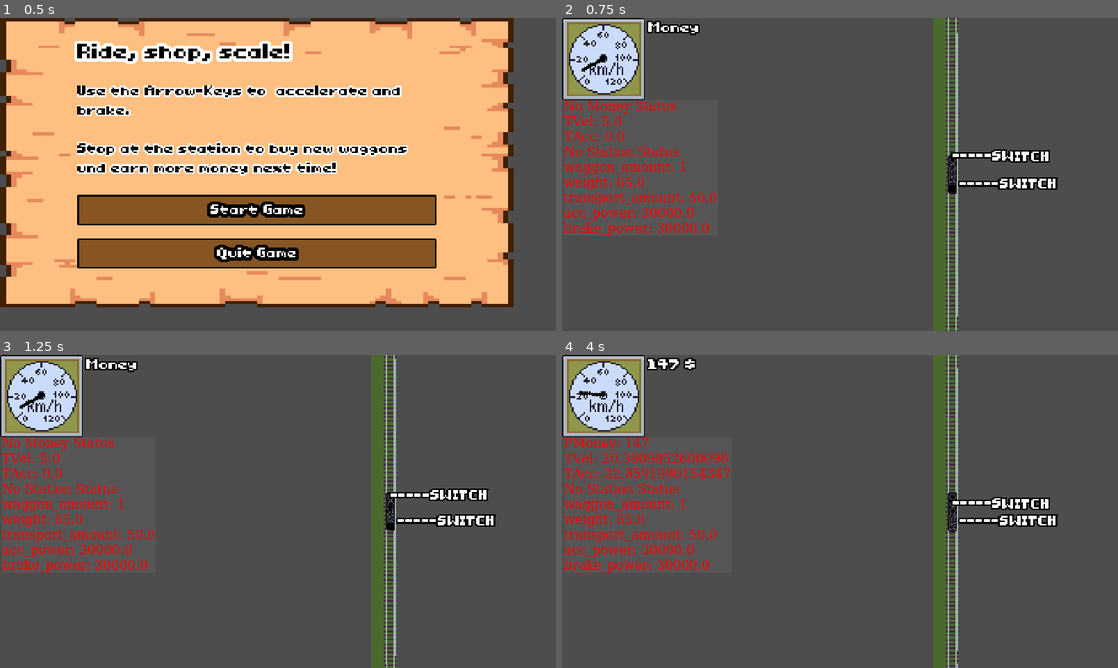
Above: before the commit, frames 1-4 (two rows, left to right).
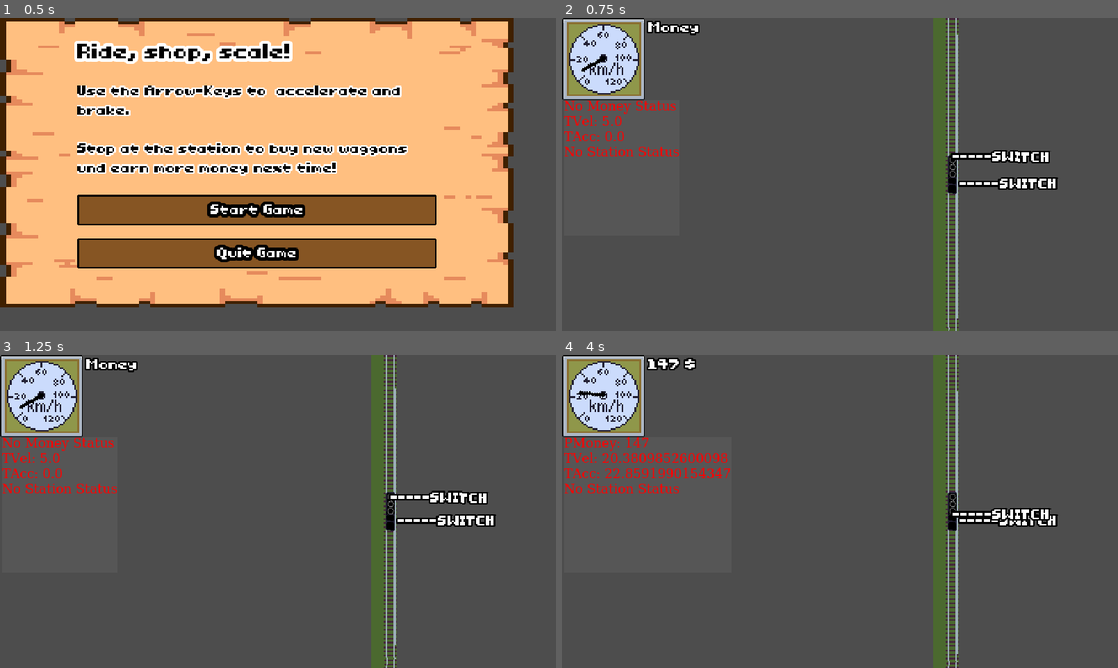
Above: after the commit, the same moments.

Repository: sthoni/gamejamaugust2024
Game: Godot game, scene res://ui/menu.tscn
The game is run twice, just before and just after one commit, with the same random seed, the same clock (stepped at 60 frames per second) and the same inputs.
Inputs:
- Up to frame 1 (0.5 s): no input
- Up to frame 2 (0.75 s): click "Start Game" at 0.5 s
- Up to frame 3 (1.25 s): no input
- Up to frame 4 (4 s): tap Enter (shop) at 1.25, 1.52, 2.27, 3.77 s; hold Right (right) 1.28-2.03 s; hold Down (brake) 2.03-2.78 s; hold Right (right) 2.78-3.53 s; tap Space at 3.5 s; hold Up (accelerate) from 3.53 s (still down)

Frame 1 is identical in both runs. In frame 2, 2.2% of the frame differs, in the area x 0-88%, y 0-100%; in frame 3, 2.7%; in frame 4, 3.5%.

Commit message:
Switching Tracks with Waggons now possible!!!

Diff:
--- a/level/level.gd
+++ b/level/level.gd
@@ -18,9 +18,9 @@
 
 func _set_level_stats(value: LevelStats) -> void:
 	level_stats = value
-	if train:
+	#if train:
 
-		train.train_stats = level_stats.train_stats
+		#train.train_stats = level_stats.train_stats
 
 func _on_level_end_body_entered(body: Node2D) -> void:
 	if body is Train:
--- a/level/level.tscn
+++ b/level/level.tscn
@@ -125,7 +125,7 @@
 loop = false
 script = ExtResource("7_0v1st")
 
-[node name="Train" parent="TrainChainManager/Path2D/PathFollow_1" instance=ExtResource("2_kmlf3")]
+[node name="Train" parent="TrainChainManager/Path2D/PathFollow_1" groups=["Train"] instance=ExtResource("2_kmlf3")]
 unique_name_in_owner = true
 rotation = 1.5708
 
@@ -191,5 +191,6 @@
 [node name="Node2D" type="Node2D" parent="."]
 position = Vector2(461, -934)
 
+[connection signal="area_entered" from="TrainChainManager/Weiche1" to="TrainChainManager" method="_on_weiche_1_area_entered"]
 [connection signal="body_entered" from="LevelEnd" to="." method="_on_level_end_body_entered"]
 [connection signal="timeout" from="MoneyTimer" to="." method="_on_money_timer_timeout"]
--- a/station/station.gd
+++ b/station/station.gd
@@ -9,6 +9,7 @@
 @onready var money_player: AudioStreamPlayer = $MoneyPlayer
 
 @export var station_stats: StationStats: set = set_station_stats
+@onready var train_stats: Resource = GameState.game_stats.train_stats
 
 var has_money: bool = true
 var money_earned_sum: int = 0
@@ -141,7 +142,7 @@
 	money_earned_sum_label.text = "%s $" % money_earned_sum
 	money_earned_sum_label.show()
 	var old_money_earned_sum = money_earned_sum
-	for item in train_at_station.train_stats.items:
+	for item in train_stats.items:
 		if item.get("transport_amount"):
 			mult_sum *= item.transport_mult
 			money_earned_sum += item.transport_amount
--- a/train/train.gd
+++ b/train/train.gd
@@ -5,9 +5,9 @@
 var flag_change_dir_on_acc: bool = false
 var flag_tut_played: bool = false
 var flag_train_long_tut_played: bool = false
-var waggon = preload("res://train/waggon.tscn")
+#var waggon = preload("res://train/waggon.tscn")
 
-@export var train_stats: TrainStats: set = apply_items
+# @export var train_stats: TrainStats: set = apply_items
 @export var audiobus: AudioBusLayout
 
 @onready var sprite: Sprite2D = $Locomotive
@@ -30,44 +30,42 @@
 @onready var path_follow_1: PathFollow2D = get_parent()
 @onready var path_follow_2: PathFollow2D = $"../../../Path2D_2/PathFollow_2"
 
-var paths: Array[PathFollow2D]
+# var paths: Array[PathFollow2D]
 
 func _ready() -> void:
 	$Camera2D.make_current()
 	Events.train_at_start.connect(_on_train_at_start)
 	Events.train_exited.connect(_on_train_exited)
 	@warning_ignore("return_value_discarded")
-	Events.item_bought.connect(_on_item_bought)
-	velocity.y = train_stats.start_velocity
-	apply_items(train_stats)
+	#velocity.y = train_stats.start_velocity
+	# apply_items(train_stats)
 	current_path = path_follow_1
 	current_path.progress = 0.0
 
-func apply_items(value: TrainStats) -> void:
-	train_stats = value
-	weight = value.weight
-	waggon_amount = value.waggon_amount
-	acc_power = value.acc_power
-	brake_power = value.brake_power
-	transport_amount = value.transport_amount
-	paths = []
-	if self.is_inside_tree():
-		for member in get_tree().get_nodes_in_group("FreightWaggons"):
-			member.get_parent().free()
-	var i := 0
-	for item: Item in value.items:
-		if item.item_type == Item.ItemType.WAGGON and path_to_follow:
-			var waggon_instance := waggon.instantiate()
-			waggon_instance.rotation = deg_to_rad(90)
-			var new_current_path = PathFollow2D.new()
-			paths.append(new_current_path)
-			get_parent().get_parent().add_child.call_deferred(new_current_path)
-			new_current_path.add_child(waggon_instance)
-			current_path.add_child.call_deferred(waggon_instance)
-			waggon_instance.add_to_group("FreightWaggons")
-			i += 1
-
-	Events.emit_signal("train_stats_changed", value)
+# func apply_items(value: TrainStats) -> void:
+# 	train_stats = value
+# 	weight = value.weight
+# 	waggon_amount = value.waggon_amount
+# 	acc_power = value.acc_power
+# 	brake_power = value.brake_power
+# 	transport_amount = value.transport_amount
+# 	paths = []
+# 	if self.is_inside_tree():
+# 		for member in get_tree().get_nodes_in_group("FreightWaggons"):
+# 			member.get_parent().free()
+# 	var i := 0
+# 	for item: Item in value.items:
+# 		if item.item_type == Item.ItemType.WAGGON and path_to_follow:
+# 			var waggon_instance := waggon.instantiate()
+# 			waggon_instance.rotation = deg_to_rad(90)
+# 			var new_current_path = PathFollow2D.new()
+# 			paths.append(new_current_path)
+# 			get_parent().get_parent().add_child.call_deferred(new_current_path)
+# 			new_current_path.add_child(waggon_instance)
+# 			current_path.add_child.call_deferred(waggon_instance)
+# 			waggon_instance.add_to_group("FreightWaggons")
+# 			i += 1
+#	Events.emit_signal("train_stats_changed", value)
 
 func _physics_process(delta: float) -> void:
 	var new_velocity: float = velocity.y
@@ -98,9 +96,7 @@
 			if timer_acc.time_left == 0:
 				timer_acc.start()
 
-	if Input.is_action_pressed("right"):
-		if $"../../../Weiche1".get_overlapping_bodies().has(%Train):
-			switch_path(path_follow_2)
+
 
 	if Input.is_action_pressed("brake"):
 		timer_acc.stop()
@@ -132,22 +128,23 @@
 		current_path.progress += new_velocity * delta
 		if current_path.progress_ratio >= 1.0:
 			var end_position = current_path.global_position
-			switch_path(path_follow_1)
+			#todo switch_path(path_follow_1)
 			current_path.progress = 1606
-		for i in range(paths.size()):
-			paths[i].progress = current_path.progress - (35 + 24 * i)
+		#todo:
+		#for i in range(paths.size()):
+			#paths[i].progress = current_path.progress - (35 + 24 * i)
 	#move_and_slide()
 
-func switch_path(new_path: PathFollow2D):
-	#var train = current_path.get_child(0) #Train
-	var train = current_path.get_node("Train") #Train
+# func switch_path(new_path: PathFollow2D):
+# 	#var train = current_path.get_child(0) #Train
+# 	var train = current_path.get_node("Train") #Train
 
-	if train:
-		current_path.remove_child(train)
-		new_path.add_child(train)
-		#train.position = Vector2.ZERO # Lokale Position im neuen PathFollow2D
-		new_path.progress = current_path.progress
-		current_path = new_path
+# 	if train:
+# 		current_path.remove_child(train)
+# 		new_path.add_child(train)
+# 		#train.position = Vector2.ZERO # Lokale Position im neuen PathFollow2D
+# 		new_path.progress = current_path.progress
+# 		current_path = new_path
 
 func _check_speed():
 	var f = AudioServer.get_bus_index("DrivingSounds")
@@ -193,6 +190,3 @@
 
 func _on_train_exited() -> void:
 	flag_train_long_tut_played = false
-
-func _on_item_bought(bought_item: Item) -> void:
-	train_stats.add_item(bought_item)
--- a/train/train.tscn
+++ b/train/train.tscn
@@ -1,7 +1,6 @@
-[gd_scene load_steps=13 format=3 uid="uid://c3byp0uv73juy"]
+[gd_scene load_steps=12 format=3 uid="uid://c3byp0uv73juy"]
 
 [ext_resource type="Script" uid="uid://18ex7wnaa4s1" path="res://train/train.gd" id="1_q7ry4"]
-[ext_resource type="Resource" uid="uid://fdaqrpalijb6" path="res://train/train_start.tres" id="2_03127"]
 [ext_resource type="Texture2D" uid="uid://cf1y5qabhp48g" path="res://assets/locomotive.png" id="2_htwba"]
 [ext_resource type="AudioStream" uid="uid://rit6qiqmsl3j" path="res://assets/music/tut1.wav" id="3_45srh"]
 [ext_resource type="AudioBusLayout" uid="uid://dnbahy0neavpn" path="res://default_bus_layout.tres" id="3_l8xh7"]
@@ -34,7 +33,6 @@
 
 [node name="Train" type="CharacterBody2D"]
 script = ExtResource("1_q7ry4")
-train_stats = ExtResource("2_03127")
 audiobus = ExtResource("3_l8xh7")
 
 [node name="Camera2D" type="Camera2D" parent="."]
--- a/train/train_chain_manager.gd
+++ b/train/train_chain_manager.gd
@@ -1,9 +1,79 @@
 extends Node
 
-@onready var path_to_follow: PathFollow2D = $Path2D/PathFollow_1 #in TrainChainManager
+@onready var path_follow_1: PathFollow2D = $Path2D/PathFollow_1 #in TrainChainManager
+@onready var path_follow_2: PathFollow2D = $Path2D_2/PathFollow_2
+@onready var current_path = path_follow_1
+@onready var train_stats: TrainStats = GameState.game_stats.train_stats
+
+var waggon = preload("res://train/waggon.tscn")
+var paths: Array[PathFollow2D]
 
 func _ready() -> void:
-	path_to_follow.progress = 0 #in TrainChainManager
+	path_follow_1.progress = 0 #in TrainChainManager
+	apply_items()
+	%Train.velocity.y = train_stats.start_velocity
+	Events.item_bought.connect(_on_item_bought)
 
 func _process(delta):
-	pass
+	var train = get_tree().get_nodes_in_group("Train")[0]
+	if Input.is_action_pressed("right"):
+		if $Weiche1.get_overlapping_bodies().has(train):
+			switch_path(path_follow_2)
+
+	if current_path is PathFollow2D:
+		current_path.progress += get_tree().get_nodes_in_group("Train")[0].velocity.y * delta
+		#end of path: Jump back to root path:
+		if current_path.progress_ratio >= 1.0:
+			var end_position = current_path.global_position
+			switch_path(path_follow_1)
+			current_path.progress = 1606
+		for i in range(paths.size()):
+			paths[i].progress = current_path.progress - (35 + 24 * i)
+
+func apply_items() -> void:
+	var train = get_tree().get_nodes_in_group("Train")[0]
+	train.weight = train_stats.weight
+	train.waggon_amount = train_stats.waggon_amount
+	train.acc_power = train_stats.acc_power
+	train.brake_power = train_stats.brake_power
+	train.transport_amount = train_stats.transport_amount
+	paths = []
+	if train.is_inside_tree():
+		for member in get_tree().get_nodes_in_group("FreightWaggons"):
+			member.get_parent().free()
+	var i := 0
+	for item: Item in train_stats.items:
+		if item.item_type == Item.ItemType.WAGGON and train.get_parent():
+			var waggon_instance := waggon.instantiate()
+			waggon_instance.rotation = deg_to_rad(90)
+			var new_current_path = PathFollow2D.new()
+			paths.append(new_current_path)
+			current_path.get_parent().add_child.call_deferred(new_current_path)
+			new_current_path.add_child(waggon_instance)
+			current_path.add_child.call_deferred(waggon_instance)
+			waggon_instance.add_to_group("FreightWaggons")
+			i += 1
+
+	Events.emit_signal("train_stats_changed", train_stats)
+
+func switch_path(new_path: PathFollow2D):
+	#var train = current_path.get_child(0) #Train
+	var train = current_path.get_node("Train") #Train
+
+	if train:
+		current_path.remove_child(train)
+		new_path.add_child(train)
+		#train.position = Vector2.ZERO # Lokale Position im neuen PathFollow2D
+		new_path.progress = current_path.progress
+		current_path = new_path
+
+func _on_item_bought(bought_item: Item) -> void:
+	train_stats.add_item(bought_item)
+
+
+func _on_weiche_1_area_entered(area: Area2D):
+	if area.get_groups()[0] == "FreightWaggons":
+		var train = get_tree().get_nodes_in_group("Train")[0]
+		var trainpath: Path2D = train.get_parent().get_parent()
+		if area.get_parent().get_parent() !=  trainpath:
+			area.get_parent().reparent(trainpath)# Replace with function body.
